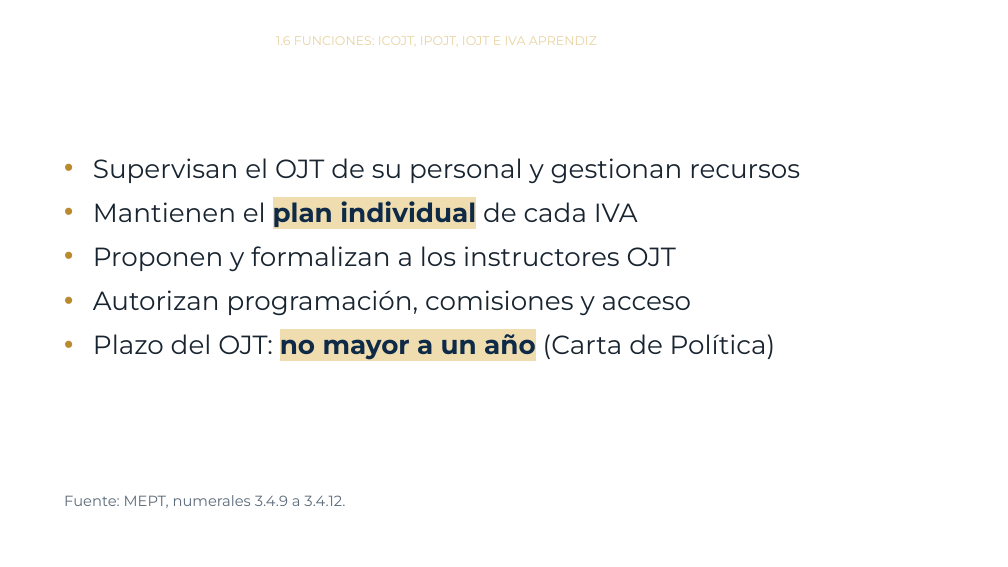
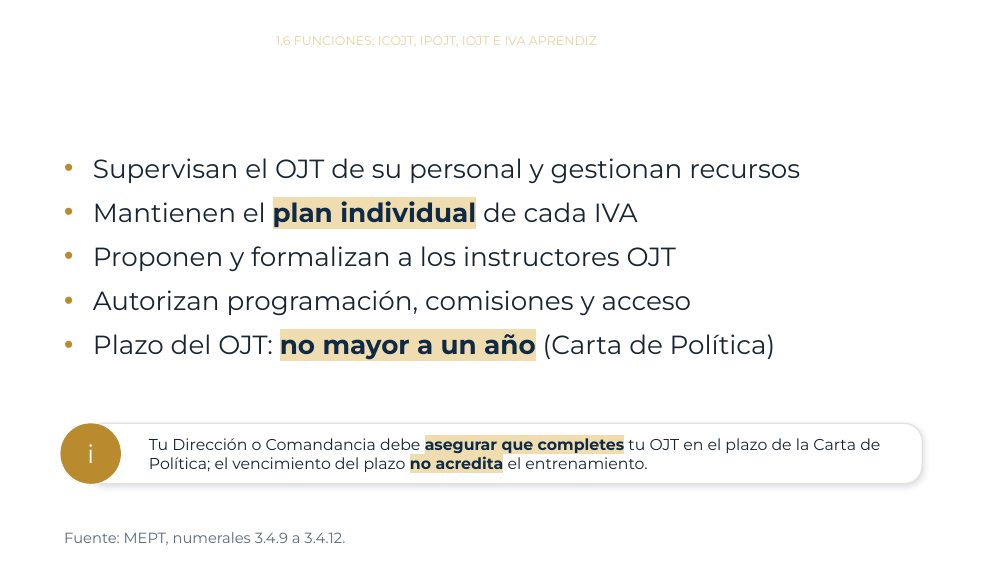
Before and after one commit to jmfigueroah01-creator/Curso-MEPT-OJT, a slide deck: slide 30 of modulo1.pptx. Drawn at 1008x567 pixels with LibreOffice and Linux fonts; fonts in the diff are those of the drawing; background and template pictures are left out. Boxes give left, top, right and bottom in pixels: in the first picture for what was removed or moved away, otherwise in the second. Text is boxed around its words. In the diff, an @@ line names an element or a change of style, - is before the commit and + after.

```diff
--- a/modulo1.pptx
+++ b/modulo1.pptx
@@ ellipse added at bbox=[60, 423, 121, 484], fill #B98A2E, 24 pt, text #FFFFFF @@
+i
@@ rounded rectangle added at bbox=[87, 423, 923, 484], fill #FFFFFF, outline #E4E2DA 1.25 pt, 15 pt, text #182430 @@
+Tu Dirección o Comandancia debe asegurar que completes tu OJT en el plazo de la Carta de Política; el vencimiento del plazo no acredita el entrenamiento.
@@ text "Fuente: MEPT, numerales 3.4.9 a ...": place and size @@
-text "Fuente: MEPT, numerales 3.4.9 a ..." at bbox=[64, 495, 345, 508]
+text "Fuente: MEPT, numerales 3.4.9 a ..." at bbox=[64, 532, 345, 545]
```
Also in this commit, not shown: 13 other slides changed, 1 other file.
